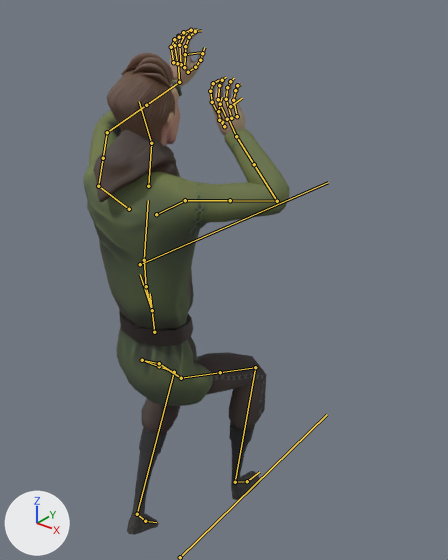
The FBX model 0_Final Exports/Player Character/ThirdPerson/anim_PlayCh_LadderDown.fbx: old version first, new version second.
Before and after are seen from a 50 mm camera at (1.169, -1.195, 1.974) aimed at (-0.021, 0.292, 1.051). Every picture has the same lights, and +X, +Y and +Z are marked at lower left. Both versions are drawn at frame 7 of the action 'Scene'; the numbers are the values there. The bones that bend it are drawn over the model as lines.

The first picture shows 'mc_body.001', 'mc_clothing.003', 'mc_clothing.004'.
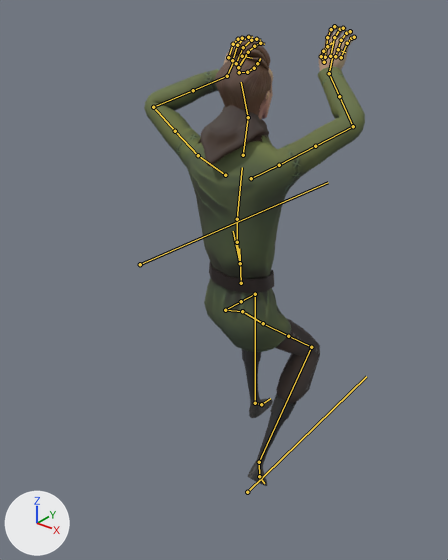
The change, as JSON lines over the scene's bpy script:
```json
{"block": "bone_ctrl_global", "where": "bone_ctrl_global = bpy.data.objects['char_rig'].pose.bones['CTRL_Global']"}
{"op": "set", "path": "bone_ctrl_global.location", "old": "(0.0, 0.0, 0.0)", "new": "(0.0, 0.427, 0.0)"}
{"block": "bone_def_thigh_l_001", "where": "bone_def_thigh_l_001 = bpy.data.objects['char_rig'].pose.bones['DEF_thigh.L.001']  # child of 'DEF_Hips.L.001'"}
{"op": "set", "path": "bone_def_thigh_l_001.rotation_quaternion", "old": "(0.914, -0.388, 0.001, -0.118)", "new": "(0.801, -0.587, -0.01, -0.12)", "note": "degrees (-45, -5, -13) -> degrees (-72, -9, -11)"}
{"block": "bone_def_shin_l_001", "where": "bone_def_shin_l_001 = bpy.data.objects['char_rig'].pose.bones['DEF_Shin.L.001']  # child of 'DEF_thigh.L.004'"}
{"op": "set", "path": "bone_def_shin_l_001.rotation_quaternion", "old": "(0.772, 0.615, 0.0, 0.159)", "new": "(0.801, 0.58, 0.0, 0.15)", "note": "degrees (76, -11, 15) -> degrees (71, -10, 14)"}
{"block": "bone_def_foot_l_001", "where": "bone_def_foot_l_001 = bpy.data.objects['char_rig'].pose.bones['DEF_foot.L.001']  # child of 'DEF_Shin.L.001'"}
{"op": "set", "path": "bone_def_foot_l_001.rotation_quaternion", "old": "(0.997, -0.047, 0.007, -0.056)", "new": "(0.998, 0.022, -0.011, -0.064)", "note": "degrees (-5, 1, -6) -> degrees (3, -1, -7)"}
{"block": "bone_def_toes_l_001", "where": "bone_def_toes_l_001 = bpy.data.objects['char_rig'].pose.bones['DEF_Toes.L.001']  # child of 'DEF_foot.L.001'"}
{"op": "set", "path": "bone_def_toes_l_001.rotation_quaternion", "old": "(0.997, 0.083, 0.0, 0.0)", "new": "(1.0, -0.01, 0.002, 0.019)", "note": "degrees (10, 0, 0) -> degrees (-1, 0, 2)"}
{"block": "bone_def_thigh_r_001", "where": "bone_def_thigh_r_001 = bpy.data.objects['char_rig'].pose.bones['DEF_thigh.R.001']  # child of 'DEF_Hips.R.001'"}
{"op": "set", "path": "bone_def_thigh_r_001.rotation_quaternion", "old": "(0.812, -0.578, 0.024, 0.084)", "new": "(0.908, -0.413, 0.009, 0.078)", "note": "degrees (-70, 8, 6) -> degrees (-49, 5, 8)"}
{"block": "bone_def_foot_r_001", "where": "bone_def_foot_r_001 = bpy.data.objects['char_rig'].pose.bones['DEF_foot.R.001']  # child of 'DEF_Shin.R.001'"}
{"op": "set", "path": "bone_def_foot_r_001.rotation_quaternion", "old": "(0.997, -0.013, 0.0, 0.073)", "new": "(0.967, 0.244, 0.003, 0.076)", "note": "degrees (-2, 0, 8) -> degrees (28, -2, 9)"}
{"block": "bone_def_spine_002", "where": "bone_def_spine_002 = bpy.data.objects['char_rig'].pose.bones['DEF_Spine.002']"}
{"op": "set", "path": "bone_def_spine_002.location", "old": "(0.0, 0.013, 0.071)", "new": "(0.0, -0.074, -0.347)"}
{"block": "bone_def_bicep_l_001", "where": "bone_def_bicep_l_001 = bpy.data.objects['char_rig'].pose.bones['DEF_Bicep.L.001']  # child of 'DEF_Shoulder.L.001'"}
{"op": "set", "path": "bone_def_bicep_l_001.rotation_quaternion", "old": "(0.777, -0.454, -0.346, -0.266)", "new": "(0.776, -0.133, -0.477, -0.39)", "note": "degrees (-56, -51, -9) -> degrees (18, -58, -63)"}
{"block": "bone_def_forearm_l_001", "where": "bone_def_forearm_l_001 = bpy.data.objects['char_rig'].pose.bones['DEF_ForeArm.L.001']  # child of 'DEF_Bicep.L.002'"}
{"op": "set", "path": "bone_def_forearm_l_001.rotation_quaternion", "old": "(0.934, -0.349, 0.0, 0.069)", "new": "(0.75, -0.649, 0.0, 0.129)", "note": "degrees (-41, 3, 7) -> degrees (-81, 10, 11)"}
{"block": "bone_def_forearm_l_002", "where": "bone_def_forearm_l_002 = bpy.data.objects['char_rig'].pose.bones['DEF_ForeArm.L.002']  # child of 'DEF_ForeArm.L.001'"}
{"op": "set", "path": "bone_def_forearm_l_002.rotation_quaternion", "old": "(0.956, 0.0, -0.293, 0.0)", "new": "(0.974, 0.0, -0.228, 0.0)", "note": "degrees (0, -34, 0) -> degrees (0, -26, 0)"}
{"block": "bone_def_hand_l_001", "where": "bone_def_hand_l_001 = bpy.data.objects['char_rig'].pose.bones['DEF_Hand.L.001']  # child of 'DEF_ForeArm.L.002'"}
{"op": "set", "path": "bone_def_hand_l_001.rotation_quaternion", "old": "(0.685, -0.02, 0.42, -0.595)", "new": "(0.841, 0.091, 0.265, -0.464)", "note": "degrees (-39, 33, -94) -> degrees (-6, 32, -60)"}
{"block": "bone_def_bicep_r_001", "where": "bone_def_bicep_r_001 = bpy.data.objects['char_rig'].pose.bones['DEF_Bicep.R.001']  # child of 'DEF_Shoulder.R.001'"}
{"op": "set", "path": "bone_def_bicep_r_001.rotation_quaternion", "old": "(0.895, -0.109, 0.415, 0.122)", "new": "(0.83, -0.23, 0.405, 0.308)", "note": "degrees (-8, 50, 12) -> degrees (-13, 54, 34)"}
{"block": "bone_def_forearm_r_001", "where": "bone_def_forearm_r_001 = bpy.data.objects['char_rig'].pose.bones['DEF_ForeArm.R.001']  # child of 'DEF_Bicep.R.002'"}
{"op": "set", "path": "bone_def_forearm_r_001.rotation_quaternion", "old": "(0.665, -0.732, 0.0, -0.145)", "new": "(0.853, -0.511, 0.0, -0.102)", "note": "degrees (-94, -12, -11) -> degrees (-61, -6, -10)"}
{"block": "bone_def_forearm_r_002", "where": "bone_def_forearm_r_002 = bpy.data.objects['char_rig'].pose.bones['DEF_ForeArm.R.002']  # child of 'DEF_ForeArm.R.001'"}
{"op": "set", "path": "bone_def_forearm_r_002.rotation_quaternion", "old": "(0.986, 0.0, 0.166, 0.0)", "new": "(0.998, 0.0, 0.061, 0.0)", "note": "degrees (0, 19, 0) -> degrees (0, 7, 0)"}
{"block": "bone_def_hand_r_001", "where": "bone_def_hand_r_001 = bpy.data.objects['char_rig'].pose.bones['DEF_Hand.R.001']  # child of 'DEF_ForeArm.R.002'"}
{"op": "set", "path": "bone_def_hand_r_001.rotation_quaternion", "old": "(0.615, 0.089, -0.497, 0.606)", "new": "(0.82, 0.301, -0.133, 0.469)", "note": "degrees (-45, -46, 109) -> degrees (25, -30, 53)"}
```

What differs and where, as boxes [x1, y1, x2, y2] in the pictures (448 x 560 px):
```json
{"object": "mc_clothing.003", "change": "posed", "before": [83, 79, 290, 406], "after": [144, 66, 365, 352], "on screen": "7% wider, 12% shorter"}
{"object": "mc_body.001", "change": "posed", "before": [107, 28, 246, 146], "after": [215, 26, 357, 119], "on screen": "21% shorter"}
{"object": "mc_clothing.004", "change": "posed", "before": [127, 352, 267, 535], "after": [242, 318, 320, 486]}
{"bone": "CTRL_Global", "before": "(180, 557) to (327, 414)", "after": "(247, 492) to (366, 376)"}
{"bone": "DEF_thigh.L.001", "before": "(142, 360) to (159, 366)", "after": "(225, 310) to (241, 301)"}
{"bone": "DEF_Shin.L.001", "before": "(174, 372) to (137, 514)", "after": "(255, 294) to (255, 403)"}
{"bone": "DEF_foot.L.001", "before": "(137, 514) to (145, 521)", "after": "(255, 403) to (261, 404)"}
{"bone": "DEF_Toes.L.001", "before": "(145, 521) to (156, 522)", "after": "(261, 404) to (270, 398)"}
{"bone": "DEF_thigh.R.001", "before": "(181, 378) to (220, 372)", "after": "(263, 323) to (288, 336)"}
{"bone": "DEF_foot.R.001", "before": "(235, 482) to (247, 481)", "after": "(259, 462) to (259, 476)"}
{"bone": "DEF_Spine.002", "before": "(152, 310) to (146, 286)", "after": "(240, 263) to (237, 242)"}
{"bone": "DEF_Bicep.L.001", "before": "(98, 186) to (103, 158)", "after": "(198, 155) to (175, 131)"}
{"bone": "DEF_ForeArm.L.001", "before": "(107, 132) to (146, 105)", "after": "(153, 107) to (193, 90)"}
{"bone": "DEF_ForeArm.L.002", "before": "(146, 105) to (179, 82)", "after": "(193, 90) to (227, 76)"}
{"bone": "DEF_Hand.L.001", "before": "(179, 82) to (178, 62)", "after": "(227, 76) to (234, 60)"}
{"bone": "DEF_Bicep.R.001", "before": "(185, 200) to (230, 200)", "after": "(279, 165) to (315, 146)"}
{"bone": "DEF_ForeArm.R.001", "before": "(277, 201) to (254, 164)", "after": "(353, 126) to (339, 96)"}
{"bone": "DEF_ForeArm.R.002", "before": "(254, 164) to (236, 136)", "after": "(339, 96) to (329, 73)"}
{"bone": "DEF_Hand.R.001", "before": "(236, 136) to (227, 117)", "after": "(329, 73) to (333, 54)"}
```
